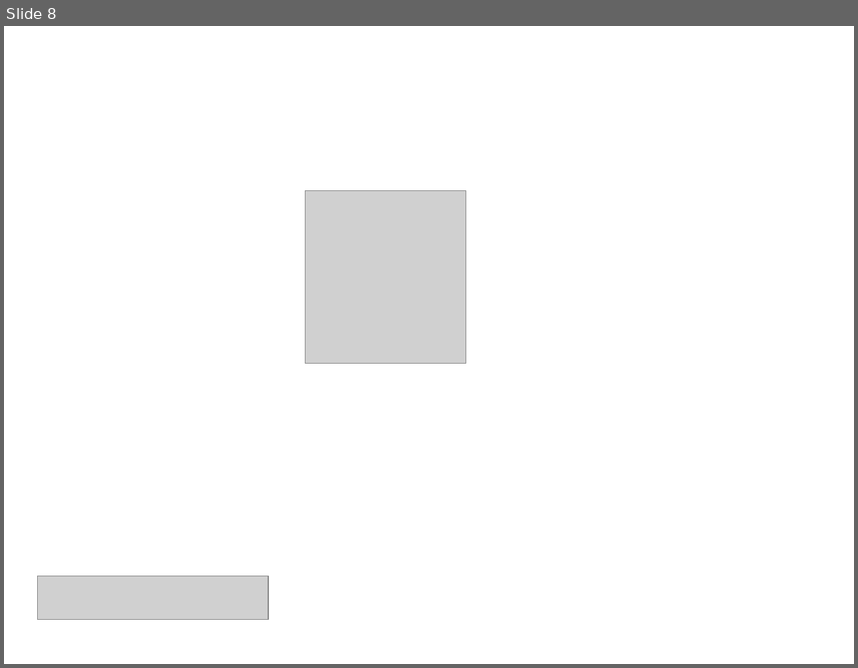
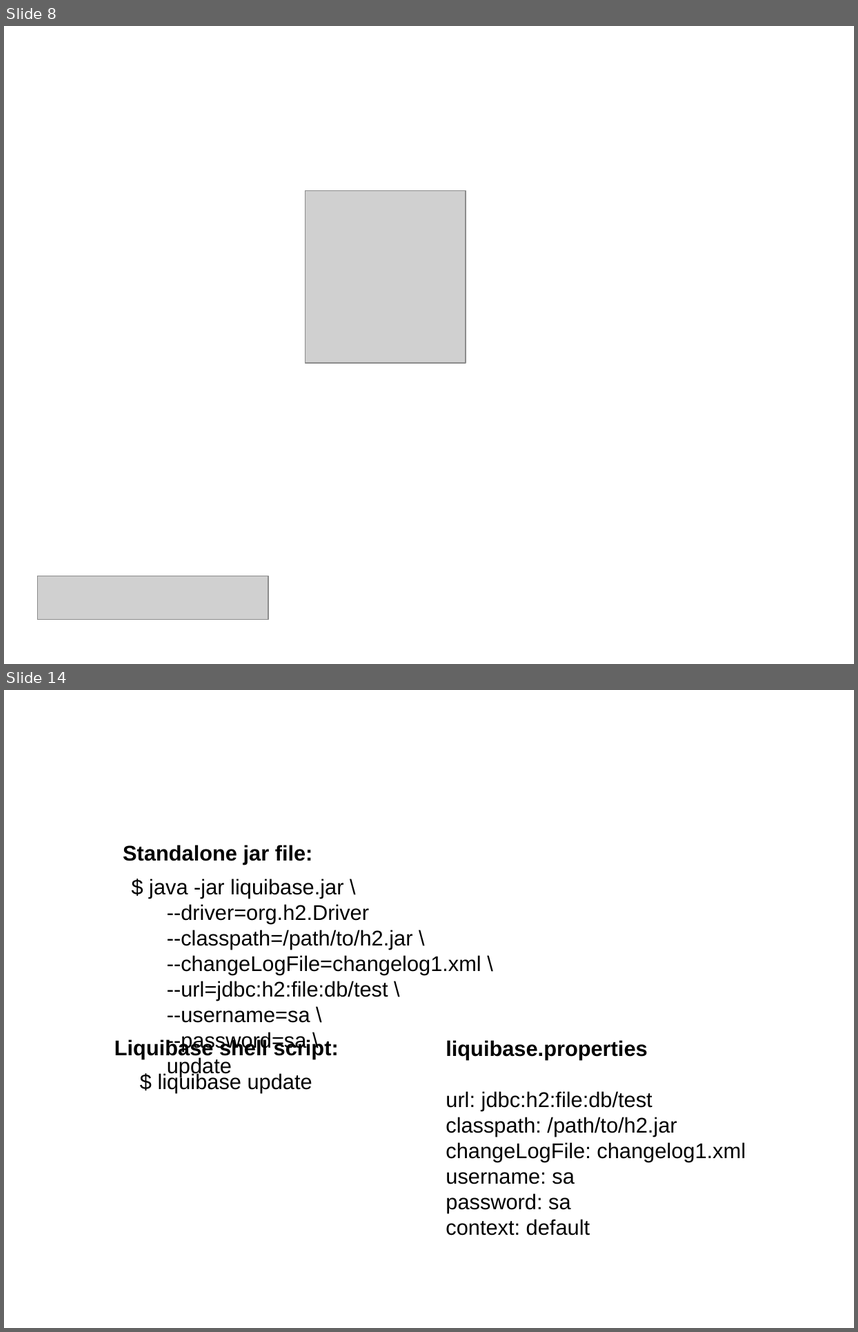
Before and after one commit to liquidemo/quickstart, a slide deck: LiquibaseKurs.pptx. Shown one above the other, each under a label of ours: slide 8 before the commit, slides 8 and 14 after it; the slides between them are not shown. The pictures are 858x668 and 858x1332 pixels, drawn with LibreOffice and Linux fonts; fonts in the diff are those of the drawing; grey boxes stand for pictures; background and template pictures are left out. Boxes give left, top, right and bottom in pixels: in the first picture for what was removed or moved away, otherwise in the second. Text is boxed around its words. In the diff, an @@ line names an element or a change of style, - is before the commit and + after.

```diff
--- a/LiquibaseKurs.pptx
+++ b/LiquibaseKurs.pptx
@@ slide 14 added at box(4, 690, 854, 1328), background #FFFFFF @@
@@ text added at box(47, 716, 811, 767), 18 pt, text #FFFFFF @@
+Running Liquibase
@@ text added at box(123, 845, 313, 864), 18 pt, text #000000, bold @@
+Standalone jar file:
@@ text added at box(149, 878, 481, 1076), 18 pt, text #000000 @@
+$ java -jar liquibase.jar \
+--driver=org.h2.Driver
+--classpath=/path/to/h2.jar \
+--changeLogFile=changelog1.xml \
+--url=jdbc:h2:file:db/test \
+--username=sa \
+--password=sa \
+update
@@ text added at box(114, 1038, 339, 1059), 18 pt, text #000000, bold @@
+Liquibase shell script:
@@ text added at box(446, 1040, 746, 1235), 18 pt, text #000000 @@
+liquibase.properties
+url: jdbc:h2:file:db/test
+classpath: /path/to/h2.jar
+changeLogFile: changelog1.xml
+username: sa
+password: sa
+context: default
@@ text added at box(158, 1072, 312, 1093), 18 pt, text #000000 @@
+$ liquibase update
```
Also in this commit, not shown: 7 slides changed, 8 other slides added, 4 slides removed, 32 other files.
